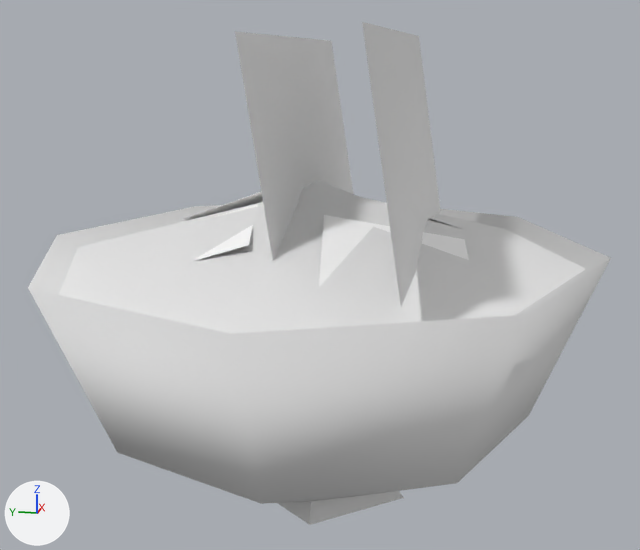
An edit to the glTF model public/3d/item/model__item__shop.ofs_5564_0/5564u_don00_ll.gltf, drawn before and after from the same camera.
Camera for both pictures: a 50 mm camera at (-1.123, -0.228, 0.59) aimed at (0.003, -0.003, 0.308). Every picture has the same lights, and +X, +Y and +Z are marked at lower left. The first picture is the older version.

Names of what the first picture shows: '5564u_don00_ll'.
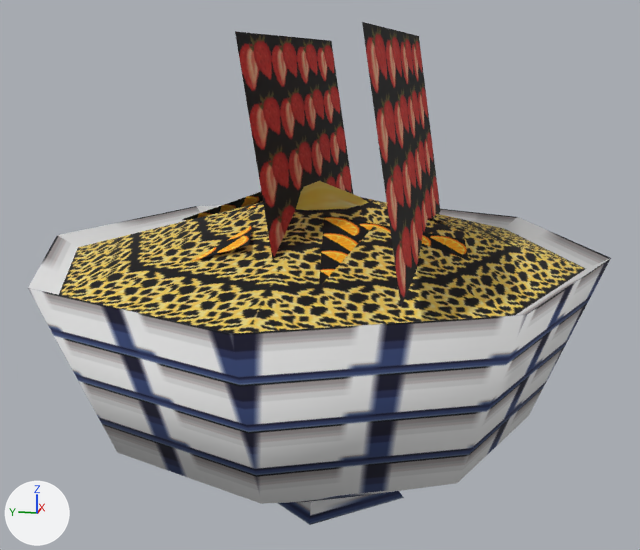
Where the change shows, as pixel boxes (x1, y1, x2, y2) in the pictures (640 x 550 px):
'5564u_don00_ll', surface changed (darker)
    both: (28, 22, 611, 525)

Diff of the bpy script that builds the scene:
```diff
--- a/public/3d/item/model__item__shop.ofs_5564_0/5564u_don00_ll.gltf.py
+++ b/public/3d/item/model__item__shop.ofs_5564_0/5564u_don00_ll.gltf.py
@@ mat_lambert134 @@
 n0 = _N.new('ShaderNodeBsdfPrincipled'); n0.name = 'Principled BSDF'
-n0.inputs[0].default_value = (0.804, 0.804, 0.804, 1.0)  # 'Base Color', white #e8e8e8
 n0.inputs[2].default_value = 1.0  # 'Roughness'
 n1 = _N.new('ShaderNodeOutputMaterial'); n1.name = 'Material Output'
+n2 = _N.new('ShaderNodeMix'); n2.name = 'Mix'
+n2.data_type = 'RGBA'
+n2.blend_type = 'MULTIPLY'
+n2.inputs[0].default_value = 1.0  # 'Factor'
+n2.inputs[7].default_value = (0.804, 0.804, 0.804, 1.0)  # 'B', white #e8e8e8
+n3 = _N.new('ShaderNodeTexImage'); n3.name = 'Image Texture'
+n3.image = img_ucc_don9
 _L.new(n0.outputs[0], n1.inputs[0])  # 'BSDF' to 'Surface'
+_L.new(n2.outputs[2], n0.inputs[0])  # 'Result' to 'Base Color'
+_L.new(n3.outputs[0], n2.inputs[6])  # 'Color' to 'A'
@@ mat_ucc_top0 @@
 mat_ucc_top0 = principled_material('ucc_top0')
-mat_ucc_top0.base_color = (1.0, 1.0, 1.0)  # white #ffffff
+mat_ucc_top0.texture = img_ucc_top0
 mat_ucc_top0.roughness = 1.0
@@ mat_ucc_don3 @@
 n0 = _N.new('ShaderNodeBsdfPrincipled'); n0.name = 'Principled BSDF'
-n0.inputs[0].default_value = (0.804, 0.804, 0.804, 1.0)  # 'Base Color', white #e8e8e8
 n0.inputs[2].default_value = 1.0  # 'Roughness'
 n1 = _N.new('ShaderNodeOutputMaterial'); n1.name = 'Material Output'
+n2 = _N.new('ShaderNodeMix'); n2.name = 'Mix'
+n2.data_type = 'RGBA'
+n2.blend_type = 'MULTIPLY'
+n2.inputs[0].default_value = 1.0  # 'Factor'
+n2.inputs[7].default_value = (0.804, 0.804, 0.804, 1.0)  # 'B', white #e8e8e8
+n3 = _N.new('ShaderNodeTexImage'); n3.name = 'Image Texture'
+n3.image = img_ucc_don3
 _L.new(n0.outputs[0], n1.inputs[0])  # 'BSDF' to 'Surface'
+_L.new(n2.outputs[2], n0.inputs[0])  # 'Result' to 'Base Color'
+_L.new(n3.outputs[0], n2.inputs[6])  # 'Color' to 'A'
@@ mat_ucc_don0 @@
 n0 = _N.new('ShaderNodeBsdfPrincipled'); n0.name = 'Principled BSDF'
-n0.inputs[0].default_value = (0.804, 0.804, 0.804, 1.0)  # 'Base Color', white #e8e8e8
 n0.inputs[2].default_value = 1.0  # 'Roughness'
 n1 = _N.new('ShaderNodeOutputMaterial'); n1.name = 'Material Output'
+n2 = _N.new('ShaderNodeMix'); n2.name = 'Mix'
+n2.data_type = 'RGBA'
+n2.blend_type = 'MULTIPLY'
+n2.inputs[0].default_value = 1.0  # 'Factor'
+n2.inputs[7].default_value = (0.804, 0.804, 0.804, 1.0)  # 'B', white #e8e8e8
+n3 = _N.new('ShaderNodeTexImage'); n3.name = 'Image Texture'
+n3.image = img_ucc_don0
 _L.new(n0.outputs[0], n1.inputs[0])  # 'BSDF' to 'Surface'
+_L.new(n2.outputs[2], n0.inputs[0])  # 'Result' to 'Base Color'
+_L.new(n3.outputs[0], n2.inputs[6])  # 'Color' to 'A'
@@ mat_ucc_top1 @@
 n0 = _N.new('ShaderNodeBsdfPrincipled'); n0.name = 'Principled BSDF'
-n0.inputs[0].default_value = (0.804, 0.804, 0.804, 1.0)  # 'Base Color', white #e8e8e8
 n0.inputs[2].default_value = 1.0  # 'Roughness'
 n1 = _N.new('ShaderNodeOutputMaterial'); n1.name = 'Material Output'
+n2 = _N.new('ShaderNodeMix'); n2.name = 'Mix'
+n2.data_type = 'RGBA'
+n2.blend_type = 'MULTIPLY'
+n2.inputs[0].default_value = 1.0  # 'Factor'
+n2.inputs[7].default_value = (0.804, 0.804, 0.804, 1.0)  # 'B', white #e8e8e8
+n3 = _N.new('ShaderNodeTexImage'); n3.name = 'Image Texture'
+n3.image = img_ucc_top1
 _L.new(n0.outputs[0], n1.inputs[0])  # 'BSDF' to 'Surface'
+_L.new(n2.outputs[2], n0.inputs[0])  # 'Result' to 'Base Color'
+_L.new(n3.outputs[0], n2.inputs[6])  # 'Color' to 'A'
```
